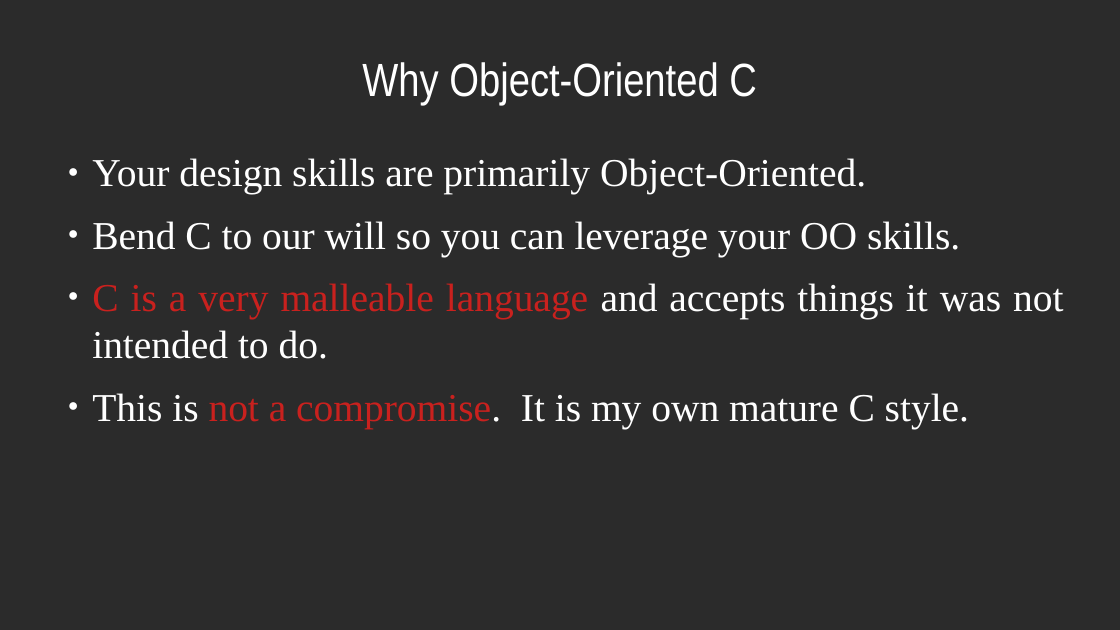
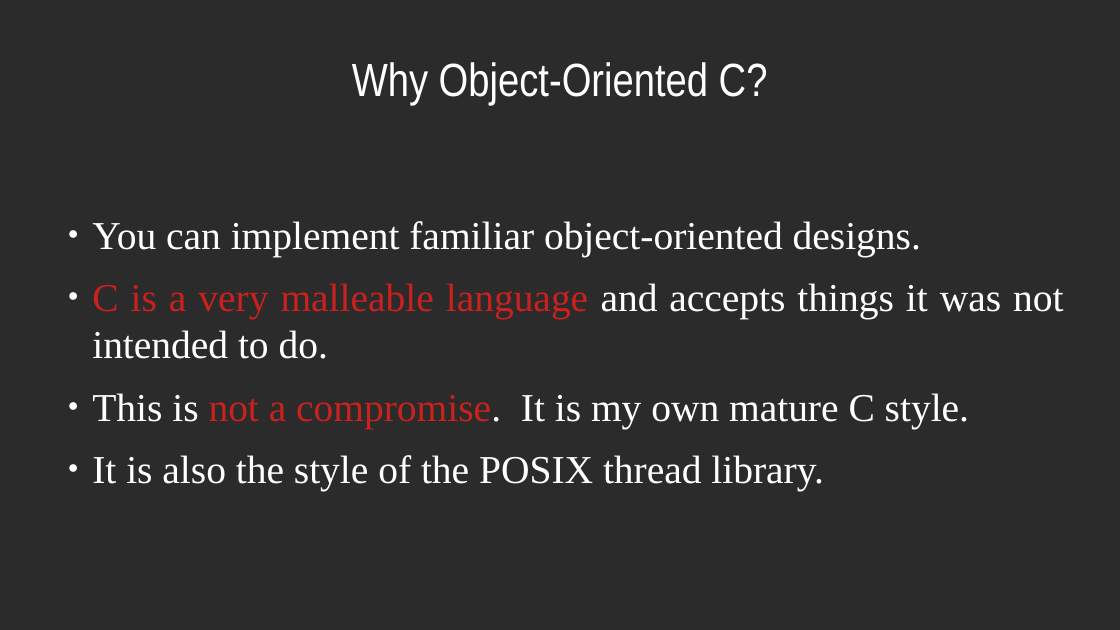
Before and after one commit to dllaurence/youngmanandc, a slide deck: slide 5 of 2020-youngmanandthec-scale.odp (slide 6 before the commit). Drawn at 1120x630 pixels with LibreOffice and Linux fonts; fonts in the diff are those of the drawing; background and template pictures are left out; a plain dark background stands for a picture behind light text. Boxes give left, top, right and bottom in pixels: in the first picture for what was removed or moved away, otherwise in the second. Text is boxed around its words. In the diff, an @@ line names an element or a change of style, - is before the commit and + after.

```diff
--- a/2020-youngmanandthec-scale.odp
+++ b/2020-youngmanandthec-scale.odp
@@ title at box(352, 62, 768, 105): text changed @@
-Why Object-Oriented C
+Why Object-Oriented C?
@@ text at box(92, 221, 921, 257): text changed @@
-● Your design skills are primarily Object-Oriented.
-● Bend C to our will so you can leverage your OO skills.
+● You can implement familiar object-oriented designs.
@@ text at box(92, 455, 823, 491): paragraph added @@
+● It is also the style of the POSIX thread library.
```
Also in this commit, not shown: 13 other slides changed, 17 slides added, 5 slides removed.
